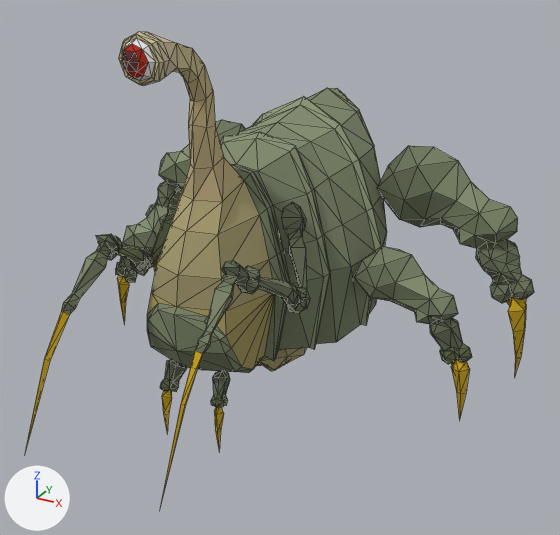
Before and after pictures for a commit that changed the glTF model public/models/barbarian-assault.gltf.
The view is the same before and after, from a camera (50 mm lens) standing at (541.0, -963.0, 664.0) and looking at (49.0, -68.0, 217.0). Every picture has the same lights, and +X, +Y and +Z are marked at lower left. The picture after the commit comes second. Mesh edges are drawn as thin lines. Vertices at exactly the same position are counted once.
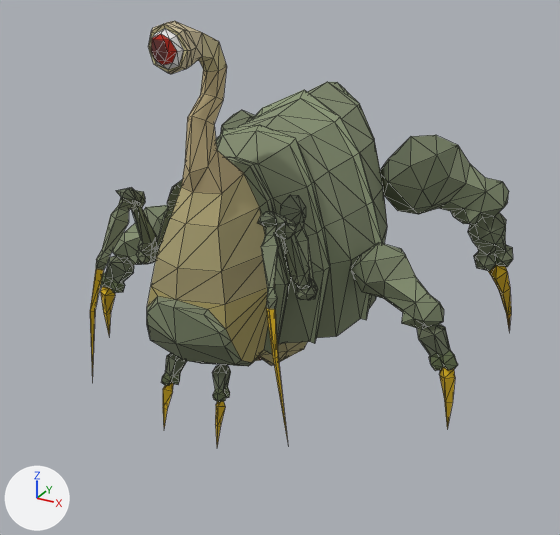
The newer file adds a shape key; the second version is drawn at full value of the shape key 'target_4' of 'Mesh_0', and the change is written as the vertex moves it makes.

What changed in the scene script:
```text
Change me_mesh_0:
    used by ob_mesh_0; location = (0.0, 0.0, 0.0)
    remove me_mesh_0.from_pydata(...)  # 1088 vertices, 2100 faces; spans x -365.0..366.0, y -439.0..293.0, z 0.0..563.0
    add me_mesh_0.from_pydata(...)  # 1088 vertices, 2100 faces; spans x -308.0..312.0, y -267.0..315.0, z 2.0..568.0
    me_mesh_0 part 1: the loose piece of 66 vertices spanning x -94.0..94.0, y -86.0..86.0, z 11.0..120.0 is moved by (0.0, 0.0, 10.0)
    me_mesh_0 part 2: 1022 of 1088 vertices moved; they spanned x -365.0..366.0, y -439.0..293.0, z 0.0..563.0 and now span x -308.0..312.0, y -267.0..315.0, z 2.0..568.0; mean shift (0.0, 30.0, 10.0); largest move (103.0, -439.0, 80.0) -> (170.0, -267.0, 78.0)
```

Location of each change, [x1, y1, x2, y2] in pixels of the pictures (560 x 535 px; the box of a moved part takes in the faces that stretch with it):
'Mesh_0', reshaped (17% narrower, 11% shorter): before [24, 31, 534, 507]; after [90, 21, 513, 446]
part 1 of me_mesh_0, moved or reshaped: before [256, 348, 307, 371]; after [255, 342, 307, 366]
part 2 of me_mesh_0, moved or reshaped: before [24, 31, 534, 507]; after [90, 21, 513, 446]
